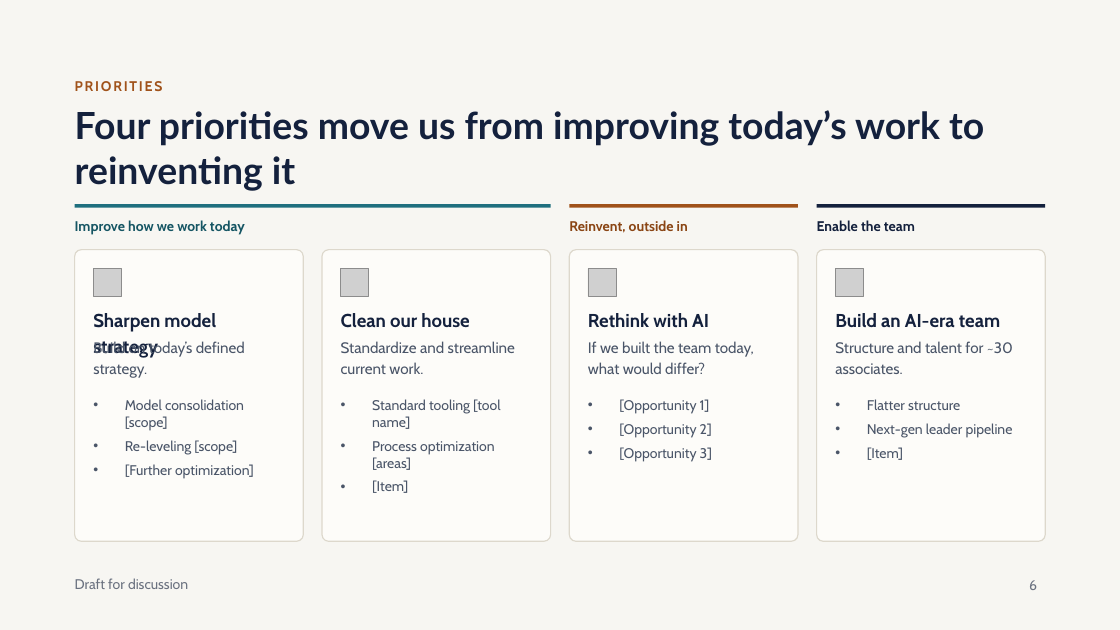
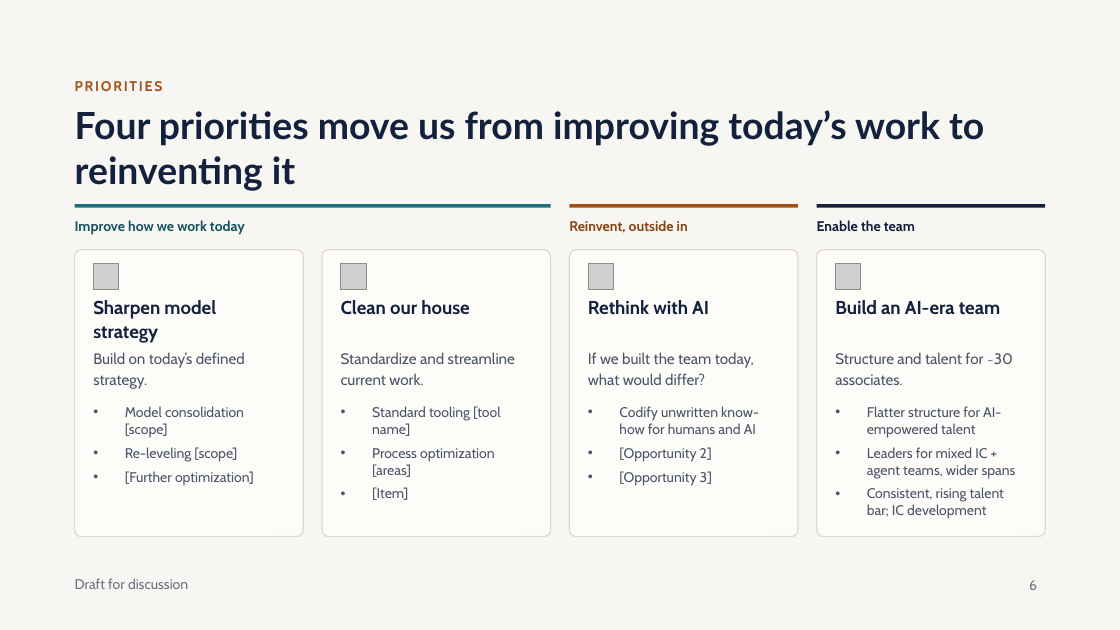
Before and after one commit to wwd1015/slide-template, a slide deck: slide 6 of Unified Team Strategy.pptx. Drawn at 1120x630 pixels with LibreOffice and Linux fonts; fonts in the diff are those of the drawing; grey boxes stand for pictures. Boxes give left, top, right and bottom in pixels: in the first picture for what was removed or moved away, otherwise in the second. Text is boxed around its words. In the diff, an @@ line names an element or a change of style, - is before the commit and + after.

```diff
--- a/Unified Team Strategy.pptx
+++ b/Unified Team Strategy.pptx
@@ rounded rectangle: place and size @@
-rounded rectangle at (75, 250, 303, 541)
+rounded rectangle at (75, 250, 303, 537)
@@ rounded rectangle: place and size @@
-rounded rectangle at (322, 250, 550, 541)
+rounded rectangle at (322, 250, 550, 537)
@@ rounded rectangle: place and size @@
-rounded rectangle at (570, 250, 798, 541)
+rounded rectangle at (570, 250, 798, 537)
@@ rounded rectangle: place and size @@
-rounded rectangle at (817, 250, 1045, 541)
+rounded rectangle at (817, 250, 1045, 537)
@@ 4 pictures: place and size @@
-4 pictures at (93, 268, 863, 296)
+4 pictures at (93, 264, 861, 290)
@@ text "Sharpen model strategy": place and size @@
-text "Sharpen model strategy" at (93, 313, 216, 358)
+text "Sharpen model strategy" at (93, 300, 216, 343)
@@ text "Clean our house": place and size @@
-text "Clean our house" at (341, 313, 469, 328)
+text "Clean our house" at (341, 300, 469, 315)
@@ text "Rethink with AI": place and size @@
-text "Rethink with AI" at (588, 313, 709, 328)
+text "Rethink with AI" at (588, 300, 709, 315)
@@ line spacing 1.15 to 1.05 in 4 elements at (93, 300, 216, 343), (341, 300, 469, 315), (588, 300, 709, 315), (835, 300, 1000, 315) @@
@@ text "Build an AI-era team": place and size @@
-text "Build an AI-era team" at (835, 313, 1000, 328)
+text "Build an AI-era team" at (835, 300, 1000, 315)
@@ text "Build on today’s defined strategy.": place and size @@
-text "Build on today’s defined strategy." at (93, 340, 245, 378)
+text "Build on today’s defined strategy." at (93, 352, 245, 389)
@@ text "Standardize and streamline current work.": place and size @@
-text "Standardize and streamline current work." at (341, 341, 515, 374)
+text "Standardize and streamline current work." at (341, 352, 515, 385)
@@ text "If we built the team ...": place and size @@
-text "If we built the team ..." at (588, 341, 754, 374)
+text "If we built the team ..." at (588, 352, 754, 385)
@@ text "Structure and talent for ~30 ...": place and size @@
-text "Structure and talent for ~30 ..." at (835, 341, 1013, 374)
+text "Structure and talent for ~30 ..." at (835, 352, 1013, 385)
@@ 3 texts: place and size @@
-3 texts at (125, 399, 712, 479)
+3 texts at (125, 406, 759, 500)
@@ text at (619, 406, 759, 434): text changed @@
-• [Opportunity 1]
+• Codify unwritten know-how for humans and AI
@@ text at (867, 406, 1016, 519): text changed @@
-• Flatter structure
-• Next-gen leader pipeline
-• [Item]
+• Flatter structure for AI-empowered talent
+• Leaders for mixed IC + agent teams, wider spans
+• Consistent, rising talent bar; IC development
```
